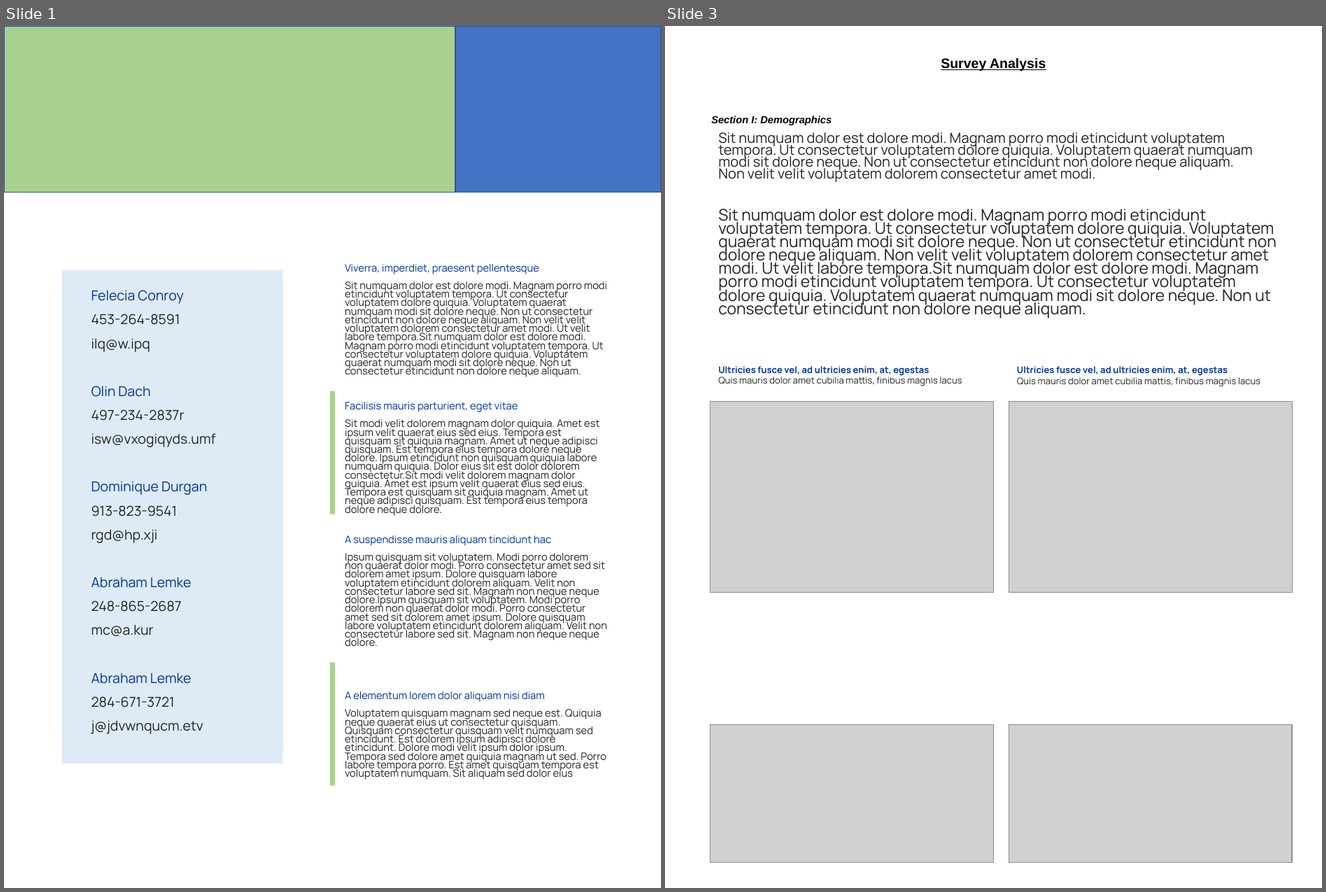
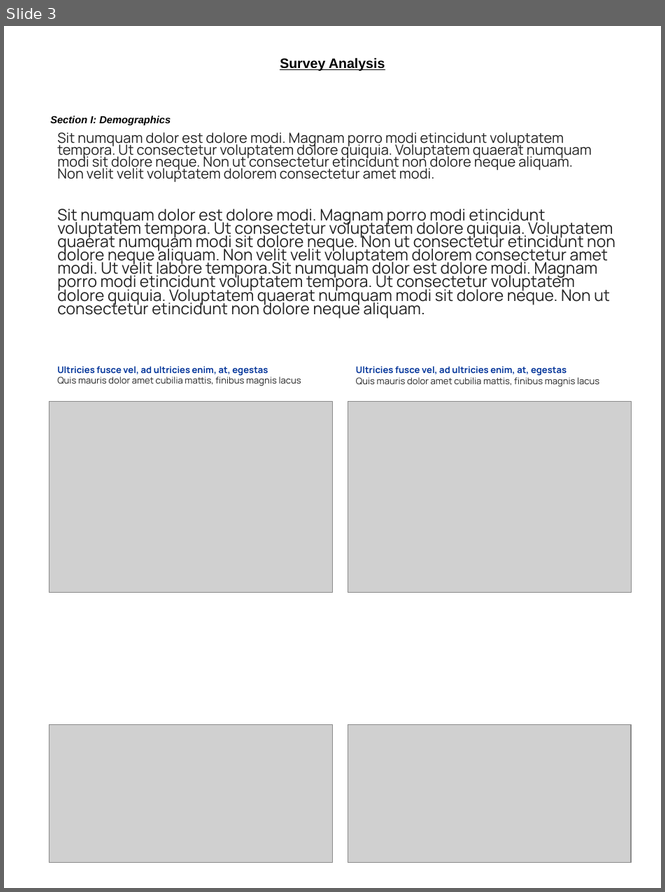
Before and after one commit to culteng/survey_analysis, a slide deck: template/ppt_template_v01.pptx. Shown side by side, each under a label of ours: slides 1 and 3 before the commit, slide 3 after it; the slides between them are not shown. The pictures are 1326x892 and 665x892 pixels, drawn with LibreOffice and Linux fonts; fonts in the diff are those of the drawing; grey boxes stand for pictures; background and template pictures are left out. Boxes give left, top, right and bottom in pixels: in the first picture for what was removed or moved away, otherwise in the second. Text is boxed around its words. In the diff, an @@ line names an element or a change of style, - is before the commit and + after.

```diff
--- a/template/ppt_template_v01.pptx
+++ b/template/ppt_template_v01.pptx
@@ slide 1 removed at (4, 26, 661, 888), background #FFFFFF @@
@@ rectangle removed at (4, 26, 455, 193) @@
@@ rectangle removed at (455, 26, 661, 193) @@
@@ rectangle removed at (62, 270, 283, 764) @@
@@ text removed at (345, 264, 607, 780) @@
-Viverra, imperdiet, praesent pellentesque
-Sit numquam dolor est dolore modi. Magnam porro modi etincidunt voluptatem tempora. Ut consectetur voluptatem dolore quiquia. Voluptatem quaerat numquam modi sit dolore neque. Non ut consectetur etincidunt non dolore neque aliquam. Non velit velit voluptatem dolorem consectetur amet modi. Ut velit labore tempora.Sit numquam dolor est dolore modi. Magnam porro modi etincidunt voluptatem tempora. Ut consectetur voluptatem dolore quiquia. Voluptatem quaerat numquam modi sit dolore neque. Non ut consectetur etincidunt non dolore neque aliquam.
-Facilisis mauris parturient, eget vitae
-Sit modi velit dolorem magnam dolor quiquia. Amet est ipsum velit quaerat eius sed eius. Tempora est quisquam sit quiquia magnam. Amet ut neque adipisci quisquam. Est tempora eius tempora dolore neque dolore. Ipsum etincidunt non quisquam quiquia labore numquam quiquia. Dolor eius sit est dolor dolorem consectetur.Sit modi velit dolorem magnam dolor quiquia. Amet est ipsum velit quaerat eius sed eius. Tempora est quisquam sit quiquia magnam. Amet ut neque adipisci quisquam. Est tempora eius tempora dolore neque dolore.
-A suspendisse mauris aliquam tincidunt hac
-Ipsum quisquam sit voluptatem. Modi porro dolorem non quaerat dolor modi. Porro consectetur amet sed sit dolorem amet ipsum. Dolore quisquam labore voluptatem etincidunt dolorem aliquam. Velit non consectetur labore sed sit. Magnam non neque neque dolore.Ipsum quisquam sit voluptatem. Modi porro dolorem non quaerat dolor modi. Porro consectetur amet sed sit dolorem amet ipsum. Dolore quisquam labore voluptatem etincidunt dolorem aliquam. Velit non consectetur labore sed sit. Magnam non neque neque dolore.
-A elementum lorem dolor aliquam nisi diam
-Voluptatem quisquam magnam sed neque est. Quiquia neque quaerat eius ut consectetur quisquam. Quisquam consectetur quisquam velit numquam sed etincidunt. Est dolorem ipsum adipisci dolore etincidunt. Dolore modi velit ipsum dolor ipsum. Tempora sed dolore amet quiquia magnam ut sed. Porro labore tempora porro. Est amet quisquam tempora est voluptatem numquam. Sit aliquam sed dolor eius
@@ text removed at (83, 285, 283, 748) @@
-Felecia Conroy
-453-264-8591
-ilq@w.ipq
-Olin Dach
-497-234-2837r
-isw@vxogiqyds.umf
-Dominique Durgan
-913-823-9541
-rgd@hp.xji
-Abraham Lemke
-248-865-2687
-mc@a.kur
-Abraham Lemke
-284-671-3721
-j@jdvwnqucm.etv
@@ rectangle removed at (330, 391, 335, 515) @@
@@ rectangle removed at (330, 663, 335, 786) @@
```
Also in this commit, not shown: 1 slide added, 9 other files.
